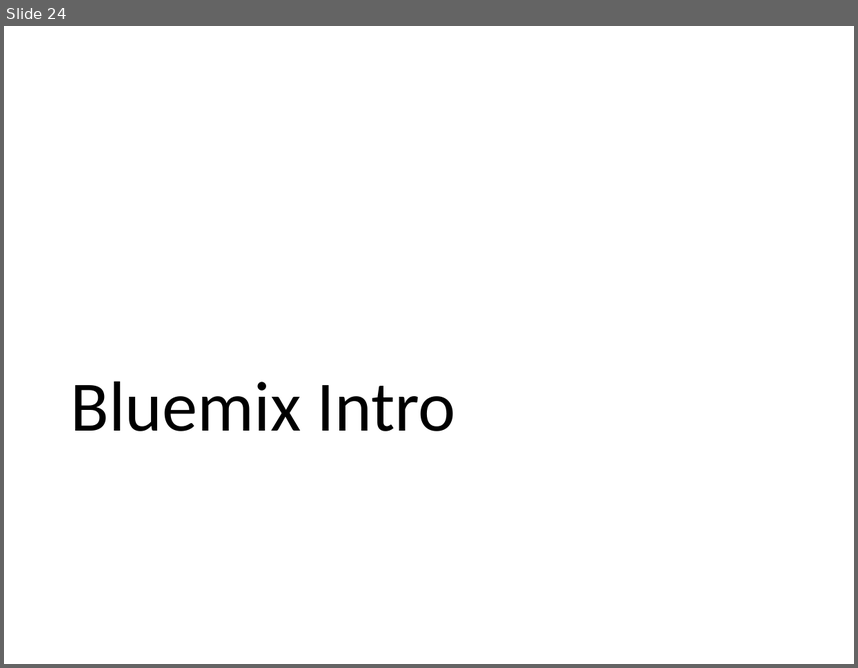
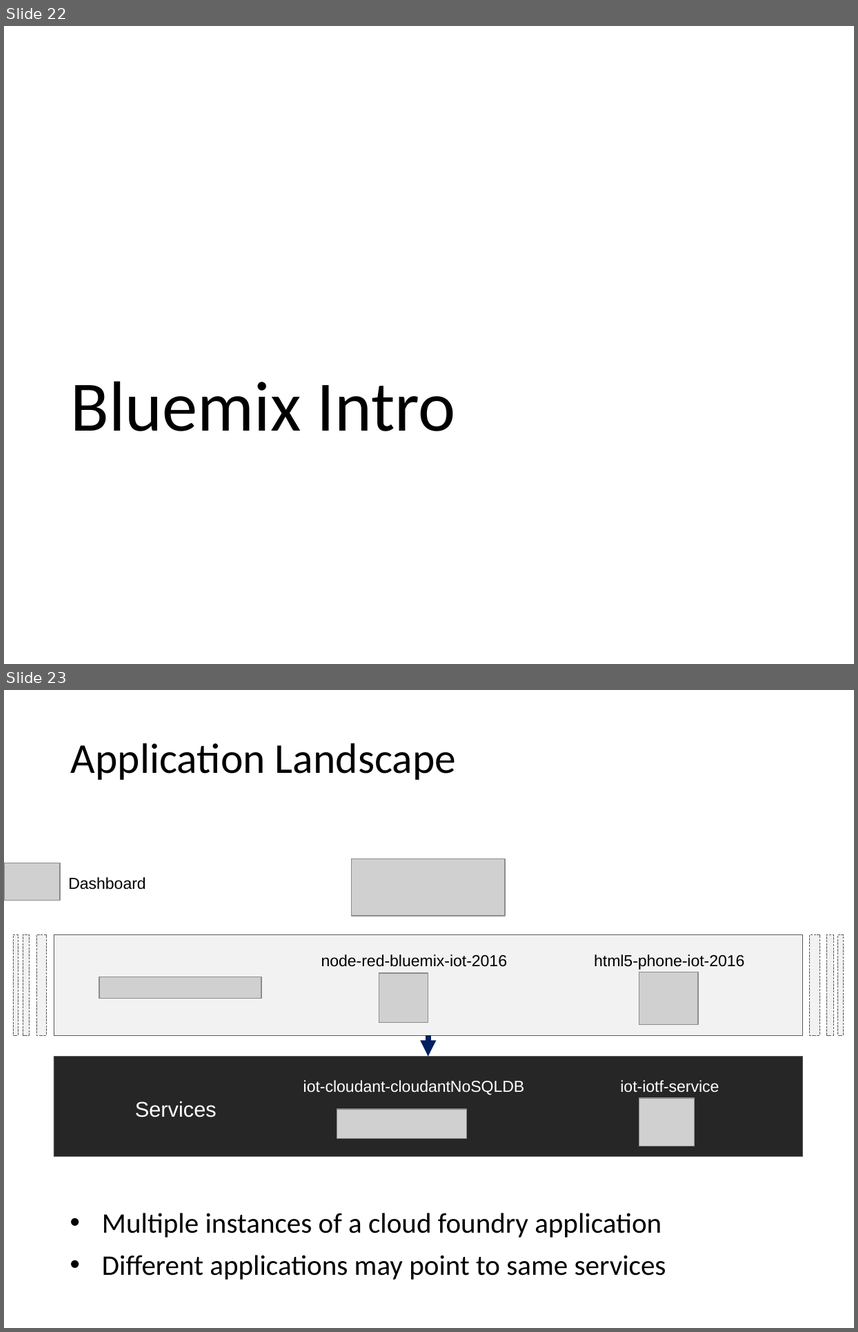
Before and after one commit to cdeck3r/IoTBluemixTutorial, a slide deck: Slides/IoTBluemixTutorial.pptx. Shown one above the other, each under a label of ours: slide 24 before the commit, slides 22 and 23 after it. The pictures are 858x668 and 858x1332 pixels, drawn with LibreOffice and Linux fonts; fonts in the diff are those of the drawing; grey boxes stand for pictures. Boxes give left, top, right and bottom in pixels: in the first picture for what was removed or moved away, otherwise in the second. Text is boxed around its words. In the diff, an @@ line names an element or a change of style, - is before the commit and + after.

```diff
--- a/Slides/IoTBluemixTutorial.pptx
+++ b/Slides/IoTBluemixTutorial.pptx
@@ slide 23 added at <box>4,690,854,1328</box>, background #FFFFFF @@
@@ text added at <box>71,743,456,780</box>, 36 pt, text #000000 @@
+Application Landscape
@@ picture added at <box>4,862,60,900</box> @@
@@ picture added at <box>352,859,506,916</box> @@
@@ text added at <box>68,877,145,889</box>, 13.5 pt, text #000000 @@
+Dashboard
@@ rectangle added at <box>12,935,18,1035</box>, fill #F2F2F2, outline #595959 0.25 pt dashed @@
@@ rectangle added at <box>23,935,30,1035</box>, fill #F2F2F2, outline #595959 0.25 pt dashed @@
@@ rectangle added at <box>36,935,47,1035</box>, fill #F2F2F2, outline #595959 0.25 pt dashed @@
@@ rectangle added at <box>53,935,802,1035</box>, fill #F2F2F2, outline #595959 0.25 pt @@
@@ rectangle added at <box>810,935,820,1035</box>, fill #F2F2F2, outline #595959 0.25 pt dashed @@
@@ rectangle added at <box>827,935,833,1035</box>, fill #F2F2F2, outline #595959 0.25 pt dashed @@
@@ rectangle added at <box>838,935,843,1035</box>, fill #F2F2F2, outline #595959 0.25 pt dashed @@
@@ text added at <box>321,954,508,967</box>, 13.5 pt, text #000000 @@
+node-red-bluemix-iot-2016
@@ text added at <box>594,954,744,969</box>, 13.5 pt, text #000000 @@
+html5-phone-iot-2016
@@ picture added at <box>99,976,261,998</box> @@
@@ picture added at <box>379,973,428,1023</box> @@
@@ picture added at <box>639,972,699,1024</box> @@
@@ arrow added from (428, 1035) to (428, 1056), #002060 4.5 pt @@
@@ rectangle added at <box>53,1056,802,1156</box>, fill #262626, outline #595959 0.25 pt @@
@@ text added at <box>303,1080,525,1095</box>, 13.5 pt, text #FFFFFF @@
+iot-cloudant-cloudantNoSQLDB
@@ text added at <box>620,1080,719,1092</box>, 13.5 pt, text #FFFFFF @@
+iot-iotf-service
@@ text added at <box>135,1101,217,1117</box>, 18 pt, text #FFFFFF @@
+Services
@@ picture added at <box>639,1098,694,1145</box> @@
@@ picture added at <box>337,1109,466,1138</box> @@
@@ text added at <box>102,1212,666,1279</box>, 24 pt, text #000000 @@
+• Multiple instances of a cloud foundry application
+• Different applications may point to same services
@@ what was slide 24 is now slide 22 @@
```
Also in this commit, not shown: 1 slide changed, 8 other slides added, 3 slides removed.
